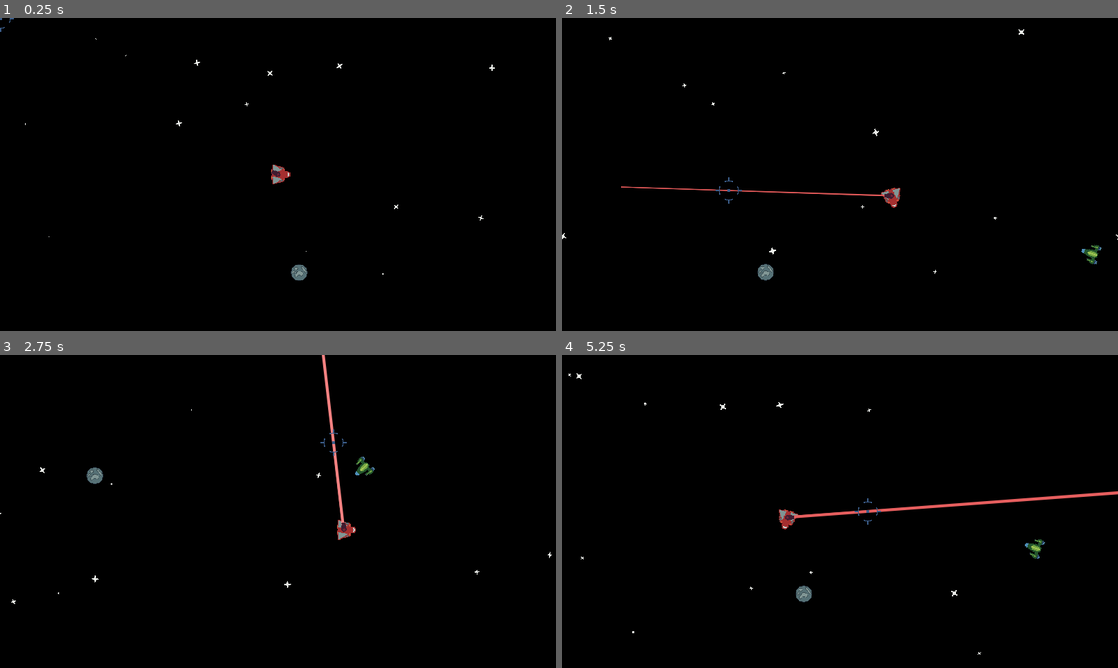
Above: before the commit, frames 1-4 (two rows, left to right).
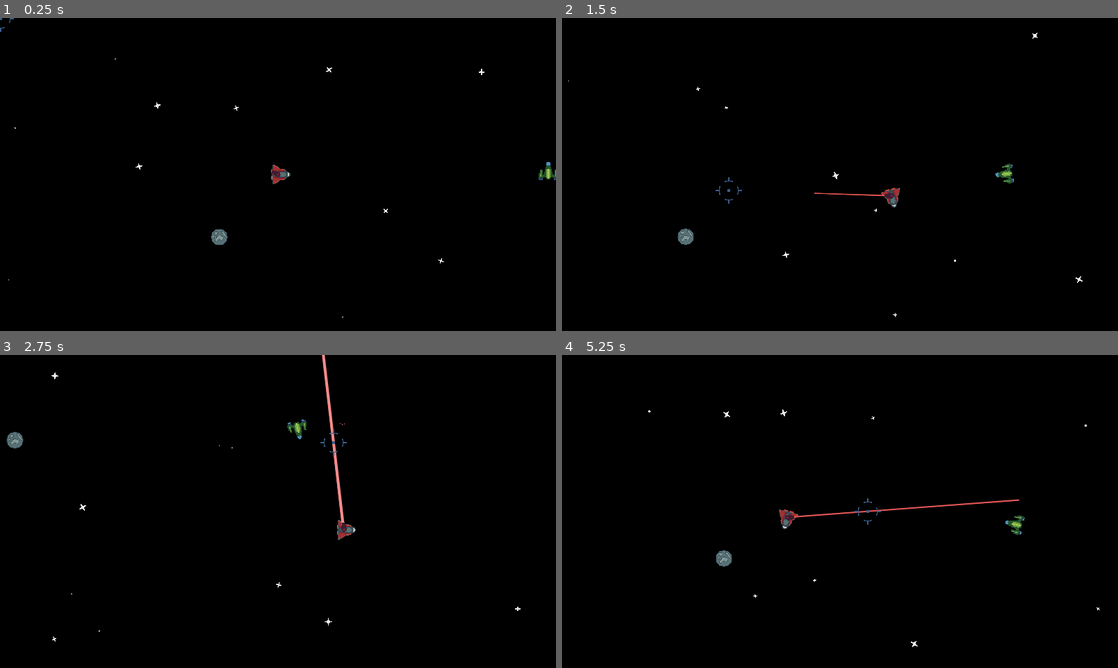
Above: after the commit, the same moments.

Repository: BulsonJ/Space_Shooter
Game: Godot game, scene res://World.tscn
Two runs of this game, one before a commit and one after it. Both use one fixed random seed, a clock stepped at 60 frames per second and the inputs below. The engine's default icon, where the game draws it, is replaced by a stand-in: a white triangle on a blue panel in a dark square.
Inputs (mouse positions are in pixels of both pictures, inside the frame that each line leads up to):
- Up to frame 1 (0.25 s): no input
- Up to frame 2 (1.5 s): move the mouse to (962, 158) at 0.52 s; press the mouse at (962, 158) at 0.53 s; hold D (move_right) 0.53-1.28 s; move the mouse to (728, 190) at 1.27 s; release the mouse at (728, 190) at 1.28 s; hold S (move_down) from 1.28 s (still down); click (728, 190) at 1.35 s
- Up to frame 3 (2.75 s): move the mouse to (333, 442) at 2.02 s; release S (move_down) at 2.03 s; press the mouse at (333, 442) at 2.03 s; hold D (move_right) from 2.03 s (still down)
- Up to frame 4 (5.25 s): move the mouse to (812, 574) at 2.77 s; release D (move_right) at 2.78 s; release the mouse at (812, 574) at 2.78 s; hold W (move_up) 2.78-3.53 s; click (812, 574) at 2.85 s; move the mouse to (1006, 558) at 3.52 s; press the mouse at (1006, 558) at 3.53 s; hold A (move_left) 3.53-5.03 s; move the mouse to (673, 464) at 4.27 s; release the mouse at (673, 464) at 4.28 s; click (673, 464) at 4.35 s; move the mouse to (867, 511) at 5.02 s; press the mouse at (867, 511) at 5.03 s; hold S (move_down) from 5.03 s (still down)

The runs differ from the first frame. In frame 1, 0.6% of the frame differs, in the area x 1-100%, y 6-96%; in frame 2, 0.9%; in frame 3, 0.7%; in frame 4, 1.2%, in the area x 1-100%, y 5-96%.

Commit message:
Enemy Basic Dodge + Refactored Beam & WeaponSlot

Diff:
--- a/Enemies/Enemy_1.gd
+++ b/Enemies/Enemy_1.gd
@@ -1,34 +1,36 @@
 class_name Enemy
 extends KinematicBody2D
 
-var speed := 100.0
+export var max_speed := 100.0
+export var dodge_speed := 50.0
+export var drag := 8.0
 
 var _target: Player = null
-var _wander_target: Player = null
 var _velocity := Vector2.ZERO
 
 var max_health := 2.0
 onready var health = max_health
 
-enum state{
-	WANDER
-	CHASE
-}
-
-var currentState = state.WANDER
 
 func _physics_process(delta: float) -> void:
 	if not _target:
 		return
 
-	var direction := global_position.direction_to(_target.global_position)
-	var desired_velocity := direction * speed
-	var steering := desired_velocity - _velocity
+	if position.distance_to(_target.position) > 100:
+		var direction := global_position.direction_to(_target.global_position)
+		var desired_velocity := direction * max_speed
+		var steering := desired_velocity - _velocity
 
-	_velocity += steering / 20.0
+		_velocity += steering / drag
 
+	$VisionRaycasts.rotation += delta * 5 * PI
+	for raycast in $VisionRaycasts.get_children():
+		if raycast.is_colliding():
+			_velocity += raycast.get_collision_normal().normalized() * dodge_speed
+
+
+	_velocity = _velocity.clamped(max_speed)
 	rotation = _velocity.angle() + PI / 2
-
 	move_and_slide(_velocity)
 
 func take_damage(amount) -> void:
@@ -44,9 +46,3 @@
 
 func _on_DetectionArea_body_exited(body: Player) -> void:
 	_target = null
-
-func _on_WanderDetectionArea_body_entered(body: Player) -> void:
-	_wander_target = body
-
-func _on_WanderDetectionArea_body_exited(body: Player) -> void:
-	_wander_target = null
--- a/Enemies/Enemy_1.tscn
+++ b/Enemies/Enemy_1.tscn
@@ -7,10 +7,7 @@
 radius = 15.0
 
 [sub_resource type="CircleShape2D" id=2]
-radius = 400.0
-
-[sub_resource type="CircleShape2D" id=3]
-radius = 1594.2
+radius = 252.002
 
 [sub_resource type="CircleShape2D" id=4]
 radius = 15.0
@@ -36,14 +33,6 @@
 [node name="CollisionShape2D" type="CollisionShape2D" parent="DetectionArea"]
 shape = SubResource( 2 )
 
-[node name="WanderDetectionArea" type="Area2D" parent="."]
-visible = false
-collision_layer = 0
-collision_mask = 2
-
-[node name="CollisionShape2D" type="CollisionShape2D" parent="WanderDetectionArea"]
-shape = SubResource( 3 )
-
 [node name="Hurtbox" type="Area2D" parent="."]
 visible = false
 collision_layer = 8
@@ -52,7 +41,26 @@
 [node name="CollisionShape2D" type="CollisionShape2D" parent="Hurtbox"]
 shape = SubResource( 4 )
 
+[node name="VisionRaycasts" type="Node2D" parent="."]
+
+[node name="RayCast2D" type="RayCast2D" parent="VisionRaycasts"]
+enabled = true
+cast_to = Vector2( 0, -50 )
+collision_mask = 3
+
+[node name="RayCast2D2" type="RayCast2D" parent="VisionRaycasts"]
+enabled = true
+cast_to = Vector2( 50, 0 )
+collision_mask = 3
+
+[node name="RayCast2D3" type="RayCast2D" parent="VisionRaycasts"]
+enabled = true
+collision_mask = 3
+
+[node name="RayCast2D4" type="RayCast2D" parent="VisionRaycasts"]
+enabled = true
+cast_to = Vector2( -50, 0 )
+collision_mask = 3
+
 [connection signal="body_entered" from="DetectionArea" to="." method="_on_DetectionArea_body_entered"]
 [connection signal="body_exited" from="DetectionArea" to="." method="_on_DetectionArea_body_exited"]
-[connection signal="body_entered" from="WanderDetectionArea" to="." method="_on_WanderDetectionArea_body_entered"]
-[connection signal="body_exited" from="WanderDetectionArea" to="." method="_on_WanderDetectionArea_body_exited"]
--- a/Player/Player.gd
+++ b/Player/Player.gd
@@ -9,8 +9,8 @@
 var _velocity := Vector2.ZERO
 var _rotation := 0.0
 
-onready var ship = $Ship
-onready var weapon_slot = $WeaponSlot
+onready var ship := $Ship
+onready var weapon_slot := $WeaponSlot
 
 func _input(event: InputEvent) -> void:
 	if event.is_action_pressed("shoot"):
@@ -18,11 +18,11 @@
 	if event.is_action_released("shoot"):
 		weapon_slot.stop_firing()
 
-func _physics_process(_delta: float) -> void:
+func _physics_process(delta: float) -> void:
 	var direction := Vector2(Input.get_action_strength("move_right") - Input.get_action_strength("move_left"), Input.get_action_strength("move_down") - Input.get_action_strength("move_up")).normalized()
 
-	var desired_velocity = direction * max_speed
-	var steering = desired_velocity - _velocity
+	var desired_velocity := direction * max_speed
+	var steering := desired_velocity - _velocity
 	_velocity += steering / drag
 	_velocity = _velocity.clamped(max_speed)
 
--- a/Player/Player.tscn
+++ b/Player/Player.tscn
@@ -7,7 +7,7 @@
 [ext_resource path="res://Player/Player_Ship_Turret.png" type="Texture" id=5]
 
 [sub_resource type="CircleShape2D" id=1]
-radius = 11.0
+radius = 15.0
 
 [sub_resource type="CircleShape2D" id=2]
 radius = 13.0
@@ -17,15 +17,15 @@
 collision_mask = 9
 script = ExtResource( 2 )
 
-[node name="CollisionShape2D" type="CollisionShape2D" parent="."]
-shape = SubResource( 1 )
-
 [node name="Ship" type="Sprite" parent="."]
 texture = ExtResource( 1 )
 offset = Vector2( 0, -5 )
 
 [node name="WeaponSlot" type="Node2D" parent="."]
 script = ExtResource( 4 )
+initial_weapon = NodePath("LaserBeam2D")
+rotate_with_node = false
+rotation_node = NodePath("../Ship")
 
 [node name="LaserBeam2D" parent="WeaponSlot" instance=ExtResource( 3 )]
 
@@ -33,7 +33,11 @@
 texture = ExtResource( 5 )
 offset = Vector2( 0, -5 )
 
+[node name="CollisionShape2D" type="CollisionShape2D" parent="."]
+shape = SubResource( 1 )
+
 [node name="Hurtbox" type="Area2D" parent="."]
+visible = false
 collision_layer = 2
 collision_mask = 0
 
--- a/Player/WeaponSlot.gd
+++ b/Player/WeaponSlot.gd
@@ -4,29 +4,33 @@
 # Weapon can be used using fire() method.
 # For held weapons, stop_firing() can be called on key release to stop the weapon
 
+export(NodePath) var initial_weapon = null
+export(bool) var rotate_with_node := true
+export(NodePath) var rotation_node = get_parent()
+
+var current_weapon : Node = null
+
+func _ready() -> void:
+	current_weapon = get_node(initial_weapon)
+
+func _physics_process(delta: float) -> void:
+	if rotate_with_node:
+		rotation = get_node(rotation_node).rotation
+
 func change_weapon(weapon: PackedScene) -> void:
-	var currentWeapon = _get_weapon()
-	currentWeapon.queue_free()
+	var new_weapon := weapon.instance()
+	if new_weapon.has_method("fire") or new_weapon.has_method("set_is_casting"):
+		current_weapon.queue_free()
+		add_child(new_weapon)
+		current_weapon = new_weapon
 
-	add_child(weapon.instance())
-
-	# NOTE : Works to switch weapons but creating a new instance of scene everytime. Maybe
-	# the weapon should be saved somehow so that a new instance does not need to be?
 
 func fire() -> void:
-	var weapon = _get_weapon()
-	if weapon.has_method("set_is_casting"):
-		weapon.is_casting = true
-	elif weapon.has_method("fire"):
-		weapon.fire()
+	if current_weapon.has_method("set_is_casting"):
+		current_weapon.is_casting = true
+	elif current_weapon.has_method("fire"):
+		current_weapon.fire()
 
 func stop_firing() -> void:
-	var weapon = _get_weapon()
-	if weapon.has_method("set_is_casting"):
-		weapon.is_casting = false
-
-func _get_weapon() -> Weapon:
-	for child in get_children():
-		if child is Weapon:
-			return child
-	return null
+	if current_weapon.has_method("set_is_casting"):
+		current_weapon.is_casting = false
--- a/Weapons/LaserBeam/LaserBeam.gd
+++ b/Weapons/LaserBeam/LaserBeam.gd
@@ -1,10 +1,9 @@
-class_name Weapon
 extends RayCast2D
 
-# Credit to @GDQuest for the laserbeam implementation
+# Credit to @GDQuest for the initial laserbeam implementation
 
 # Speed at which the laser extends when first fired, in pixels per seconds.
-export var cast_speed := 7000.0
+export var cast_speed := 2000.0
 # Maximum length of the laser in pixels.
 export var max_length := 1400.0
 # Base duration of the tween animation in seconds.
@@ -27,7 +26,6 @@
 onready var collision_point := $CollisionPoint
 onready var collision_point_shape := $CollisionPoint/CollisionShape2D
 
-onready var hit_tween := $HitTween
 onready var damage_timer := $DamageTimer
 onready var weapon_default_color = fill.default_color
 
@@ -49,13 +47,10 @@
 	is_casting = cast
 
 	if is_casting:
-		# Reset the cast_to point and line, then show the beam
-		cast_to = Vector2.ZERO
 		fill.points[1] = cast_to
 
-		# Start damage timer and change weapon colour
+		# Start damage timer
 		damage_timer.start(weapon_time)
-		_charge_beam()
 
 		appear()
 	else:
@@ -63,6 +58,11 @@
 		collision_particles.emitting = false
 		collision_point_shape.disabled = true
 		damage_timer.stop()
+
+		# Reset the cast_to point and line, then show the beam
+		cast_to = Vector2.ZERO
+		collision_point.position = cast_to
+
 		disappear()
 
 	# Starts/stops physics process
@@ -93,13 +93,14 @@
 func appear() -> void:
 	if tween.is_active():
 		tween.stop_all()
-	tween.interpolate_property(fill, "width", 0, line_width, growth_time * 2)
+	tween.interpolate_property(fill, "width", 1, line_width, weapon_time, Tween.TRANS_QUAD)
+	tween.interpolate_property(fill, "default_color", weapon_default_color, weapon_hit_color, weapon_time, Tween.TRANS_QUAD)
 	tween.start()
 
 func disappear() -> void:
 	if tween.is_active():
 		tween.stop_all()
-	tween.interpolate_property(fill, "width", fill.width, 0, growth_time)
+	tween.interpolate_property(fill, "width", fill.width, 0, weapon_time / 4)
 	tween.start()
 
 func _on_DamageTimer_timeout() -> void:
@@ -112,10 +113,4 @@
 			var direction = global_position.direction_to(body.global_position)
 			body.apply_central_impulse(weapon_blast_impulse * direction)
 
-	_charge_beam()
-
-func _charge_beam() -> void:
-	if hit_tween.is_active():
-		hit_tween.stop_all()
-	hit_tween.interpolate_property(fill, "default_color", weapon_default_color, weapon_hit_color, weapon_time, Tween.TRANS_LINEAR)
-	hit_tween.start()
+	appear()
--- a/Weapons/LaserBeam/LaserBeam.tscn
+++ b/Weapons/LaserBeam/LaserBeam.tscn
@@ -23,13 +23,13 @@
 [sub_resource type="CircleShape2D" id=4]
 
 [node name="LaserBeam2D" type="RayCast2D"]
-cast_to = Vector2( 50, 0 )
+cast_to = Vector2( 0, -50 )
 collision_mask = 9
 script = ExtResource( 2 )
 weapon_hit_color = Color( 1, 0.597656, 0.597656, 1 )
 
 [node name="FillLine2D" type="Line2D" parent="."]
-points = PoolVector2Array( 0, 0, 100, 0 )
+points = PoolVector2Array( 0, 0, 0, -100 )
 width = 4.0
 default_color = Color( 0.886275, 0.317647, 0.317647, 1 )
 texture_mode = 2
@@ -57,6 +57,4 @@
 
 [node name="DamageTimer" type="Timer" parent="."]
 
-[node name="HitTween" type="Tween" parent="."]
-
 [connection signal="timeout" from="DamageTimer" to="." method="_on_DamageTimer_timeout"]
--- a/World.tscn
+++ b/World.tscn
@@ -24,12 +24,44 @@
 orbit_velocity = 0.0
 orbit_velocity_random = 0.0
 scale_random = 1.0
-scale_curve = SubResource( 10 )
+scale_curve = SubResource( 2 )
 
 [node name="World" type="Node2D"]
 
+[node name="ParallaxBackground" type="ParallaxBackground" parent="."]
+
+[node name="ParallaxLayer" type="ParallaxLayer" parent="ParallaxBackground"]
+motion_scale = Vector2( 0.5, 0.5 )
+motion_mirroring = Vector2( 960, 540 )
+
+[node name="Background" type="Sprite" parent="ParallaxBackground/ParallaxLayer"]
+modulate = Color( 0, 0, 0, 1 )
+position = Vector2( 463.375, 273.375 )
+scale = Vector2( 19.0195, 12.082 )
+texture = ExtResource( 4 )
+
+[node name="Background_Stars" type="Particles2D" parent="ParallaxBackground/ParallaxLayer"]
+position = Vector2( 480, 270 )
+lifetime = 6.0
+preprocess = 6.0
+visibility_rect = Rect2( -480, -270, 960, 540 )
+process_material = SubResource( 3 )
+texture = ExtResource( 3 )
+
+[node name="ParallaxLayer2" type="ParallaxLayer" parent="ParallaxBackground"]
+motion_scale = Vector2( 0.75, 0.75 )
+motion_mirroring = Vector2( 960, 540 )
+
+[node name="Background_Stars" type="Particles2D" parent="ParallaxBackground/ParallaxLayer2"]
+position = Vector2( 480, 270 )
+lifetime = 6.0
+preprocess = 6.0
+visibility_rect = Rect2( -480, -270, 960, 540 )
+process_material = SubResource( 3 )
+texture = ExtResource( 3 )
+
 [node name="Camera2D" type="Camera2D" parent="."]
-position = Vector2( 342, 209 )
+position = Vector2( 480, 270 )
 current = true
 process_mode = 0
 drag_margin_h_enabled = true
@@ -41,7 +73,7 @@
 drag_margin_bottom = 0.1
 
 [node name="Player" parent="." instance=ExtResource( 1 )]
-position = Vector2( 342, 209 )
+position = Vector2( 480, 270 )
 
 [node name="RemoteTransform2D" type="RemoteTransform2D" parent="Player"]
 remote_path = NodePath("../../Camera2D")
@@ -52,45 +84,9 @@
 linear_damp = -1.0
 
 [node name="Enemy_1" parent="." instance=ExtResource( 6 )]
-position = Vector2( 948, 348 )
+position = Vector2( 947, 269 )
 
 [node name="Crosshair" type="Sprite" parent="."]
 position = Vector2( 342, 209 )
 texture = ExtResource( 8 )
 script = ExtResource( 7 )
-
-[node name="CanvasLayer" type="CanvasLayer" parent="."]
-
-[node name="ParallaxBackground" type="ParallaxBackground" parent="CanvasLayer"]
-
-[node name="ParallaxLayer" type="ParallaxLayer" parent="CanvasLayer/ParallaxBackground"]
-motion_mirroring = Vector2( 960, 540 )
-
-[node name="Background" type="Sprite" parent="CanvasLayer/ParallaxBackground/ParallaxLayer"]
-modulate = Color( 0, 0, 0, 1 )
-position = Vector2( 524, 302 )
-scale = Vector2( 20.9141, 12.9766 )
-texture = ExtResource( 4 )
-
-[node name="ParallaxLayer2" type="ParallaxLayer" parent="CanvasLayer/ParallaxBackground"]
-motion_scale = Vector2( 0.5, 1 )
-motion_mirroring = Vector2( 960, 540 )
-
-[node name="Background_Stars" type="Particles2D" parent="CanvasLayer/ParallaxBackground/ParallaxLayer2"]
-position = Vector2( 480, 270 )
-lifetime = 6.0
-preprocess = 6.0
-visibility_rect = Rect2( -480, -270, 960, 540 )
-process_material = SubResource( 11 )
-texture = ExtResource( 3 )
-
-[node name="ParallaxLayer3" type="ParallaxLayer" parent="CanvasLayer/ParallaxBackground"]
-motion_mirroring = Vector2( 960, 540 )
-
-[node name="Background_Stars" type="Particles2D" parent="CanvasLayer/ParallaxBackground/ParallaxLayer3"]
-position = Vector2( 480, 270 )
-lifetime = 6.0
-preprocess = 6.0
-visibility_rect = Rect2( -480, -270, 960, 540 )
-process_material = SubResource( 11 )
-texture = ExtResource( 3 )
--- a/project.godot
+++ b/project.godot
@@ -18,16 +18,10 @@
 "class": "Player",
 "language": "GDScript",
 "path": "res://Player/Player.gd"
-}, {
-"base": "RayCast2D",
-"class": "Weapon",
-"language": "GDScript",
-"path": "res://Weapons/LaserBeam/LaserBeam.gd"
 } ]
 _global_script_class_icons={
 "Enemy": "",
-"Player": "",
-"Weapon": ""
+"Player": ""
 }
 
 [application]
Binary file changed: Enemies/Enemy_1.aseprite
Not shown: 1 places in Enemies/Enemy_1.tscn that only renumber resources
Binary file added: GIFs/Parallax.gif
Binary file added: GIFs/Screenshot 2021-09-15 014320.png
Not shown, added: GIFs/Screenshot 2021-09-15 014320.png.import
Binary file added: GIFs/Screenshot 2021-09-15 014430.png
Not shown, added: GIFs/Screenshot 2021-09-15 014430.png.import
Binary file added: Player/Player_Ship.aseprite
Binary file changed: Player/Player_Ship.png
Binary file removed: Player_Ship.aseprite
Renamed: BeamParticle.aseprite -> Weapons/LaserBeam/BeamParticle.aseprite
Not shown: 1 places in World.tscn that only renumber resources
